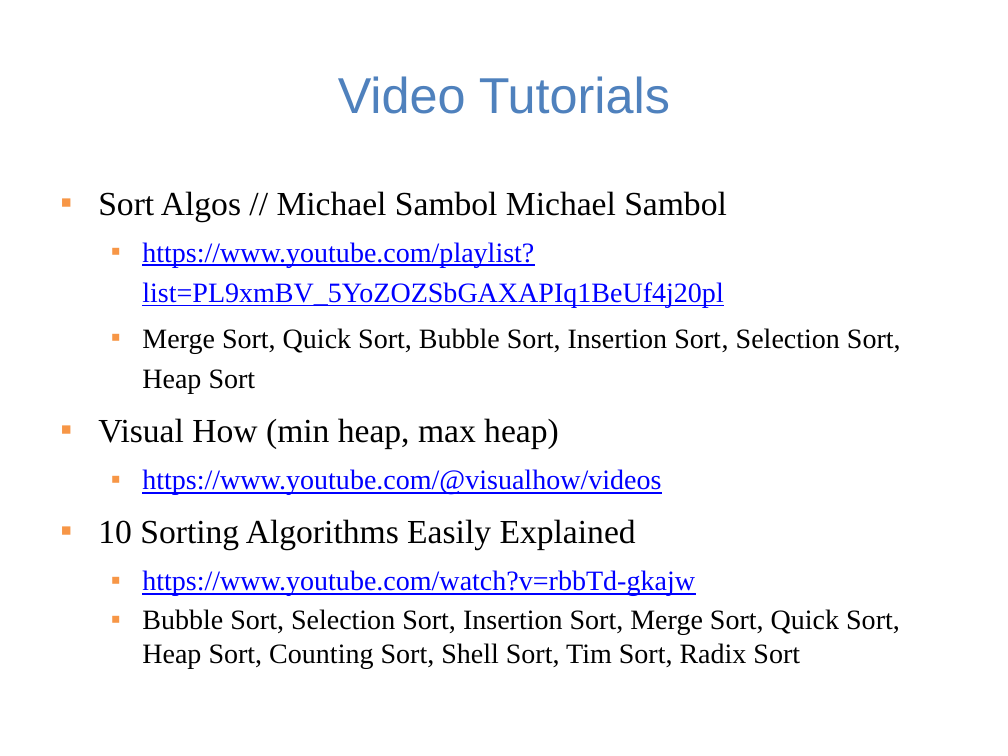
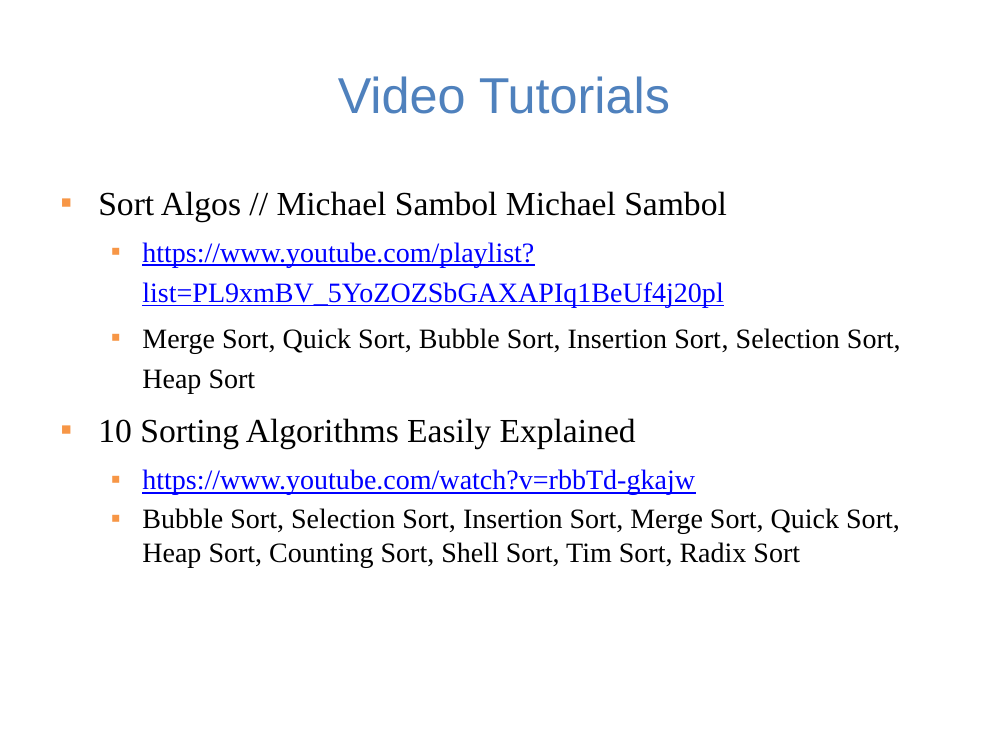
Before and after one commit to guhofstra/CSC111Fa25, a slide deck: slide 46 of PPTs/Lecture 13-sorting algorithms.pptx (slide 45 before the commit). Drawn at 1008x756 pixels with LibreOffice and Linux fonts; fonts in the diff are those of the drawing. Boxes give left, top, right and bottom in pixels: in the first picture for what was removed or moved away, otherwise in the second. Text is boxed around its words. In the diff, an @@ line names an element or a change of style, - is before the commit and + after.

```diff
--- a/PPTs/Lecture 13-sorting algorithms.pptx
+++ b/PPTs/Lecture 13-sorting algorithms.pptx
@@ text at (98,418,661,495): paragraphs removed @@
-▪ Visual How (min heap, max heap)
-  ▪ https://www.youtube.com/@visualhow/videos
```
Also in this commit, not shown: 4 other slides changed, 1 slide added, 1 slide removed, 3 other files.
